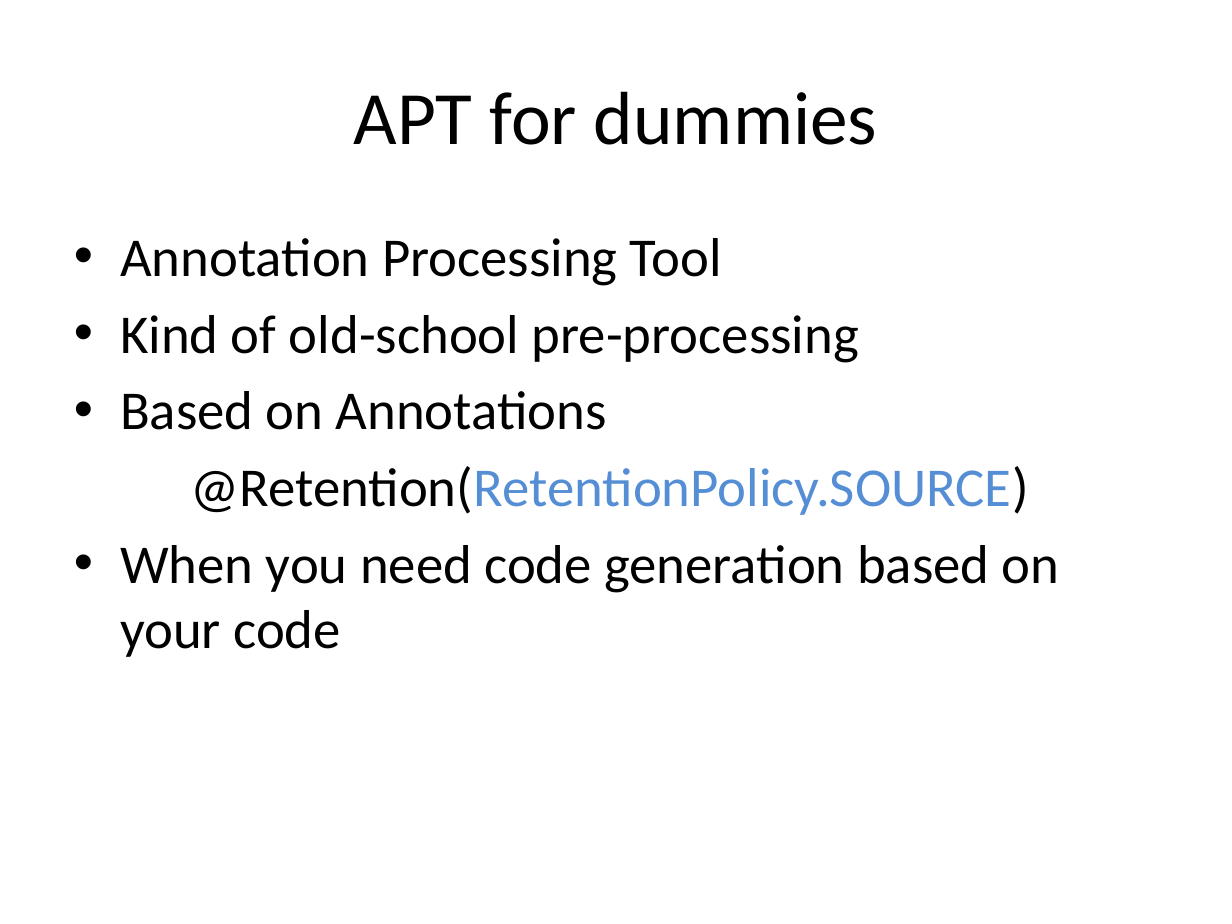
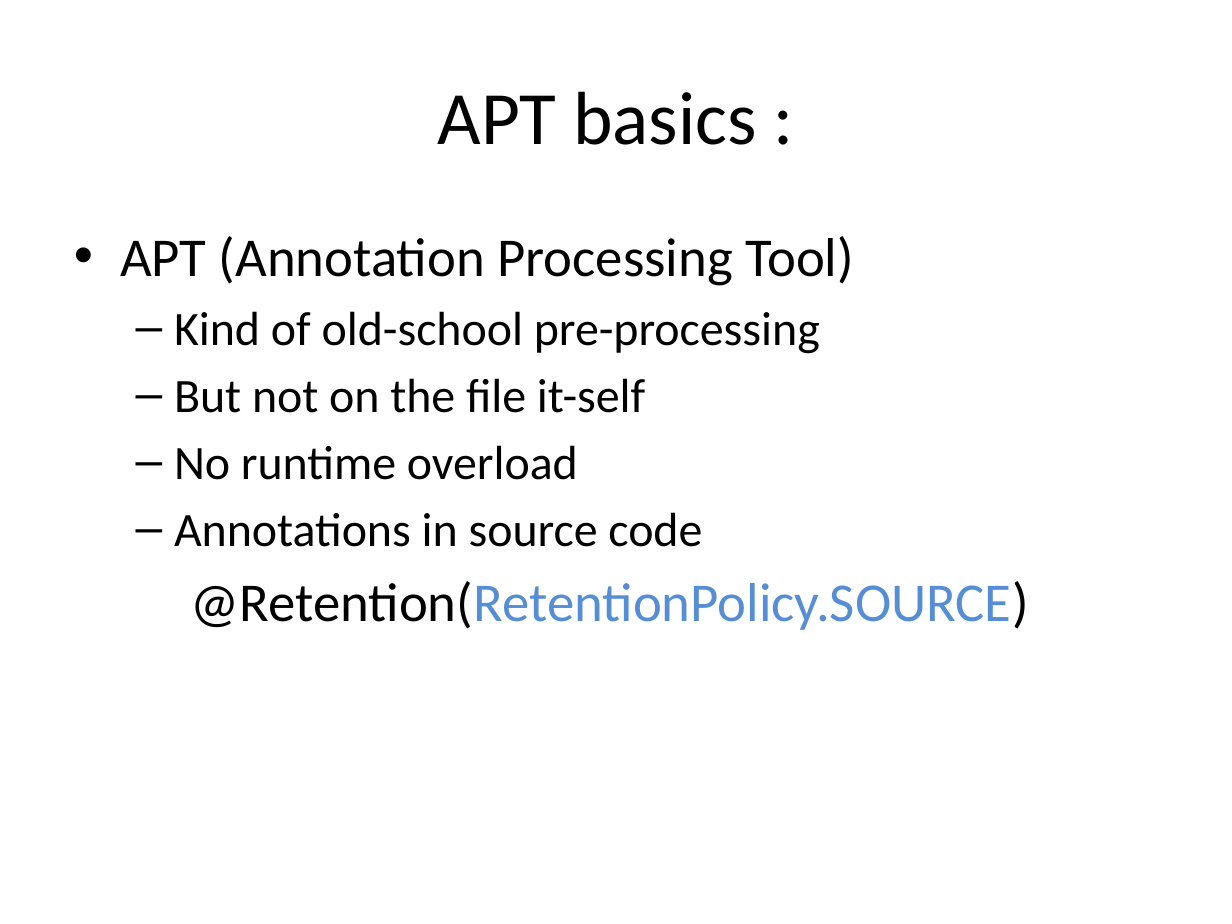
Before and after one commit to dbaeli/ez18n, a slide deck: slide 11 of ez18n-slides/javaone-2012/ez18n_javaone2012.pptx. Drawn at 1232x924 pixels with LibreOffice and Linux fonts; fonts in the diff are those of the drawing; background and template pictures are left out. Boxes give left, top, right and bottom in pixels: in the first picture for what was removed or moved away, otherwise in the second. Text is boxed around its words. In the diff, an @@ line names an element or a change of style, - is before the commit and + after.

```diff
--- a/ez18n-slides/javaone-2012/ez18n_javaone2012.pptx
+++ b/ez18n-slides/javaone-2012/ez18n_javaone2012.pptx
@@ title at [438, 91, 756, 145]: text changed @@
-APT for dummies
+APT basics :
@@ text at [120, 236, 854, 286]: text changed @@
-• Annotation Processing Tool
+• APT (Annotation Processing Tool)
@@ text at [174, 311, 820, 354]: size 32 to 28 pt in "Kind of old-school pre-processing"; bullet • to –; list level 1 to 2 in "Kind of old-school pre-processing" @@
@@ text at [174, 378, 702, 547]: text changed; size 32 to 28 pt @@
-• Based on Annotations
+  – But not on the file it-self
+  – No runtime overload
+  – Annotations in source code
@@ text at [120, 545, 1060, 657]: paragraph removed @@
-• When you need code generation based on your code
```
Also in this commit, not shown: 17 other slides changed, 5 slides added, 7 slides removed.
